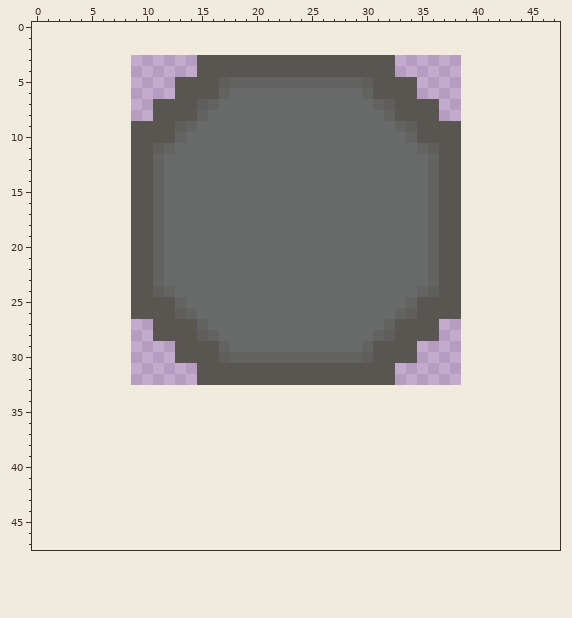
File history of a pixel-art file, bc_project/textures/backgrounds/combination_lock_mechanism_background.aseprite. Above: the version before the commit.
30x30 pixels, 1 frame. Colours within 5 levels of each other are drawn and written as one. The old version is drawn lined up with the new one, on the new canvas.
New version:
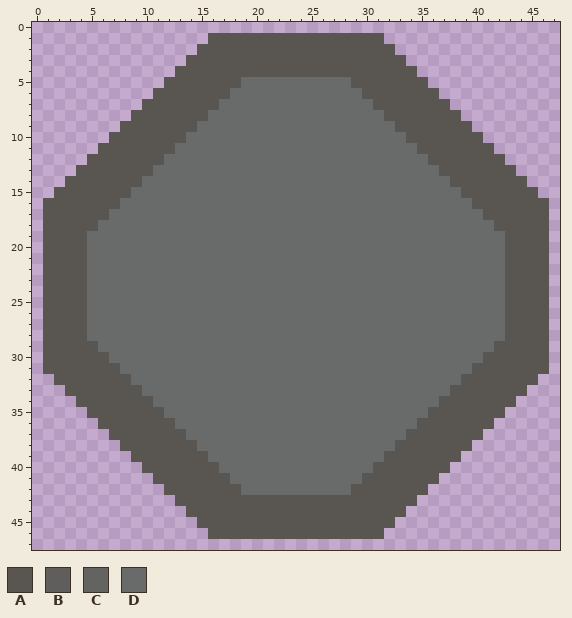
Palette (. is transparent): A #595652  B #605e5c  C #636362  D #696a6a
From old to new:
canvas 30x30 -> 48x48, the old top-left corner now at 9,3
@@ x 0..47 @@
  0 ................................................
- 1 ................................................
- 2 ................................................
- 3 ...............AAAAAAAAAAAAAAAAAA...............
- 4 ...............AAAAAAAAAAAAAAAAAA...............
- 5 .............AAAABCCCCCCCCCCCCBAAAA.............
- 6 .............AAAACDDDDDDDDDDDDCAAAA.............
- 7 ...........AAAABCDDDDDDDDDDDDDDCBAAAA...........
- 8 ...........AAAACDDDDDDDDDDDDDDDDCAAAA...........
- 9 .........AAAABCDDDDDDDDDDDDDDDDDDCBAAAA.........
-10 .........AAAACDDDDDDDDDDDDDDDDDDDDCAAAA.........
-11 .........AABCDDDDDDDDDDDDDDDDDDDDDDCBAA.........
-12 .........AACDDDDDDDDDDDDDDDDDDDDDDDDCAA.........
-13 .........AACDDDDDDDDDDDDDDDDDDDDDDDDCAA.........
-14 .........AACDDDDDDDDDDDDDDDDDDDDDDDDCAA.........
-15 .........AACDDDDDDDDDDDDDDDDDDDDDDDDCAA.........
-16 .........AACDDDDDDDDDDDDDDDDDDDDDDDDCAA.........
-17 .........AACDDDDDDDDDDDDDDDDDDDDDDDDCAA.........
-18 .........AACDDDDDDDDDDDDDDDDDDDDDDDDCAA.........
-19 .........AACDDDDDDDDDDDDDDDDDDDDDDDDCAA.........
-20 .........AACDDDDDDDDDDDDDDDDDDDDDDDDCAA.........
-21 .........AACDDDDDDDDDDDDDDDDDDDDDDDDCAA.........
-22 .........AACDDDDDDDDDDDDDDDDDDDDDDDDCAA.........
-23 .........AACDDDDDDDDDDDDDDDDDDDDDDDDCAA.........
-24 .........AABCDDDDDDDDDDDDDDDDDDDDDDCBAA.........
-25 .........AAAACDDDDDDDDDDDDDDDDDDDDCAAAA.........
-26 .........AAAABCDDDDDDDDDDDDDDDDDDCBAAAA.........
-27 ...........AAAACDDDDDDDDDDDDDDDDCAAAA...........
-28 ...........AAAABCDDDDDDDDDDDDDDCBAAAA...........
-29 .............AAAACDDDDDDDDDDDDCAAAA.............
-30 .............AAAABCCCCCCCCCCCCBAAAA.............
-31 ...............AAAAAAAAAAAAAAAAAA...............
-32 ...............AAAAAAAAAAAAAAAAAA...............
-33 ................................................
-34 ................................................
-35 ................................................
-36 ................................................
-37 ................................................
-38 ................................................
-39 ................................................
-40 ................................................
-41 ................................................
-42 ................................................
-43 ................................................
-44 ................................................
-45 ................................................
-46 ................................................
+ 1 ................AAAAAAAAAAAAAAAA................
+ 2 ...............AAAAAAAAAAAAAAAAAA...............
+ 3 ..............AAAAAAAAAAAAAAAAAAAA..............
+ 4 .............AAAAAAAAAAAAAAAAAAAAAA.............
+ 5 ............AAAAAAADDDDDDDDDDAAAAAAA............
+ 6 ...........AAAAAAADDDDDDDDDDDDAAAAAAA...........
+ 7 ..........AAAAAAADDDDDDDDDDDDDDAAAAAAA..........
+ 8 .........AAAAAAADDDDDDDDDDDDDDDDAAAAAAA.........
+ 9 ........AAAAAAADDDDDDDDDDDDDDDDDDAAAAAAA........
+10 .......AAAAAAADDDDDDDDDDDDDDDDDDDDAAAAAAA.......
+11 ......AAAAAAADDDDDDDDDDDDDDDDDDDDDDAAAAAAA......
+12 .....AAAAAAADDDDDDDDDDDDDDDDDDDDDDDDAAAAAAA.....
+13 ....AAAAAAADDDDDDDDDDDDDDDDDDDDDDDDDDAAAAAAA....
+14 ...AAAAAAADDDDDDDDDDDDDDDDDDDDDDDDDDDDAAAAAAA...
+15 ..AAAAAAADDDDDDDDDDDDDDDDDDDDDDDDDDDDDDAAAAAAA..
+16 .AAAAAAADDDDDDDDDDDDDDDDDDDDDDDDDDDDDDDDAAAAAAA.
+17 .AAAAAADDDDDDDDDDDDDDDDDDDDDDDDDDDDDDDDDDAAAAAA.
+18 .AAAAADDDDDDDDDDDDDDDDDDDDDDDDDDDDDDDDDDDDAAAAA.
+19 .AAAADDDDDDDDDDDDDDDDDDDDDDDDDDDDDDDDDDDDDDAAAA.
+20 .AAAADDDDDDDDDDDDDDDDDDDDDDDDDDDDDDDDDDDDDDAAAA.
+21 .AAAADDDDDDDDDDDDDDDDDDDDDDDDDDDDDDDDDDDDDDAAAA.
+22 .AAAADDDDDDDDDDDDDDDDDDDDDDDDDDDDDDDDDDDDDDAAAA.
+23 .AAAADDDDDDDDDDDDDDDDDDDDDDDDDDDDDDDDDDDDDDAAAA.
+24 .AAAADDDDDDDDDDDDDDDDDDDDDDDDDDDDDDDDDDDDDDAAAA.
+25 .AAAADDDDDDDDDDDDDDDDDDDDDDDDDDDDDDDDDDDDDDAAAA.
+26 .AAAADDDDDDDDDDDDDDDDDDDDDDDDDDDDDDDDDDDDDDAAAA.
+27 .AAAADDDDDDDDDDDDDDDDDDDDDDDDDDDDDDDDDDDDDDAAAA.
+28 .AAAADDDDDDDDDDDDDDDDDDDDDDDDDDDDDDDDDDDDDDAAAA.
+29 .AAAAADDDDDDDDDDDDDDDDDDDDDDDDDDDDDDDDDDDDAAAAA.
+30 .AAAAAADDDDDDDDDDDDDDDDDDDDDDDDDDDDDDDDDDAAAAAA.
+31 .AAAAAAADDDDDDDDDDDDDDDDDDDDDDDDDDDDDDDDAAAAAAA.
+32 ..AAAAAAADDDDDDDDDDDDDDDDDDDDDDDDDDDDDDAAAAAAA..
+33 ...AAAAAAADDDDDDDDDDDDDDDDDDDDDDDDDDDDAAAAAAA...
+34 ....AAAAAAADDDDDDDDDDDDDDDDDDDDDDDDDDAAAAAAA....
+35 .....AAAAAAADDDDDDDDDDDDDDDDDDDDDDDDAAAAAAA.....
+36 ......AAAAAAADDDDDDDDDDDDDDDDDDDDDDAAAAAAA......
+37 .......AAAAAAADDDDDDDDDDDDDDDDDDDDAAAAAAA.......
+38 ........AAAAAAADDDDDDDDDDDDDDDDDDAAAAAAA........
+39 .........AAAAAAADDDDDDDDDDDDDDDDAAAAAAA.........
+40 ..........AAAAAAADDDDDDDDDDDDDDAAAAAAA..........
+41 ...........AAAAAAADDDDDDDDDDDDAAAAAAA...........
+42 ............AAAAAAADDDDDDDDDDAAAAAAA............
+43 .............AAAAAAAAAAAAAAAAAAAAAA.............
+44 ..............AAAAAAAAAAAAAAAAAAAA..............
+45 ...............AAAAAAAAAAAAAAAAAA...............
+46 ................AAAAAAAAAAAAAAAA................
 47 ................................................
